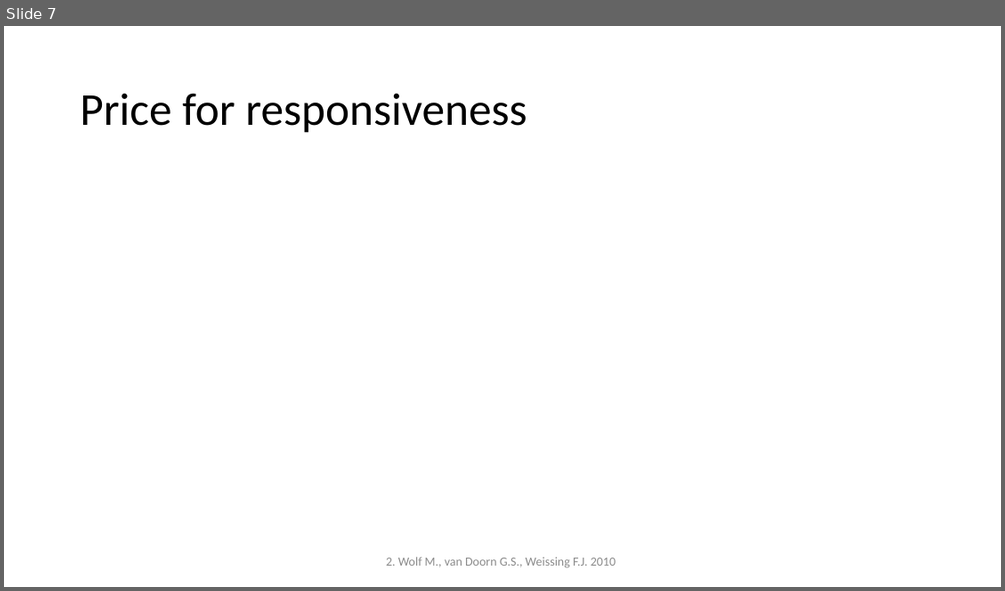
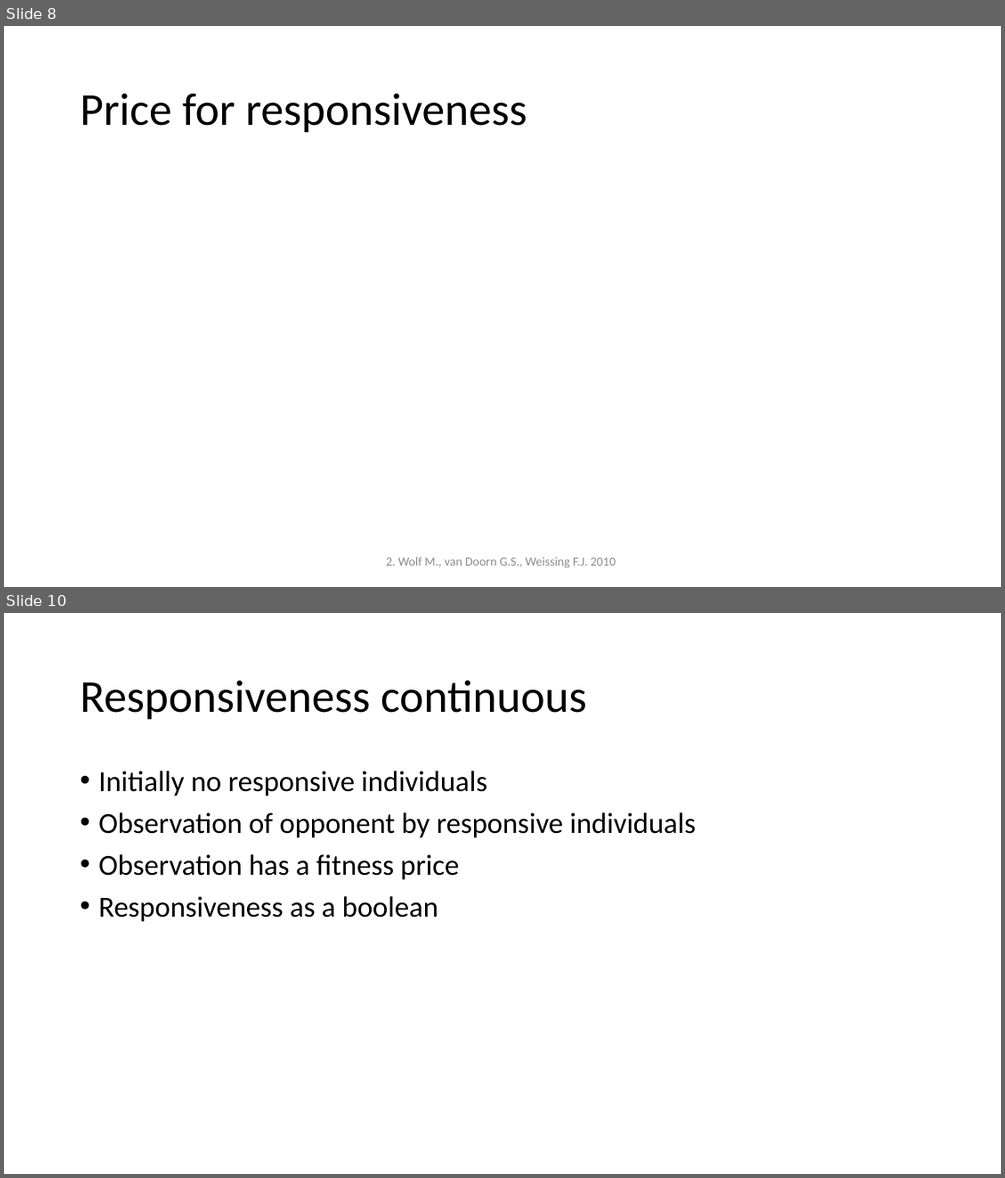
Before and after one commit to J-Damhuis/Cooperation, a slide deck: Presentations/Presentation_18-01-2019.pptx. Shown one above the other, each under a label of ours: slide 7 before the commit, slides 8 and 10 after it; the slides between them are not shown. The pictures are 1005x591 and 1005x1178 pixels, drawn with LibreOffice and Linux fonts; fonts in the diff are those of the drawing; grey boxes stand for pictures. Boxes give left, top, right and bottom in pixels: in the first picture for what was removed or moved away, otherwise in the second. Text is boxed around its words. In the diff, an @@ line names an element or a change of style, - is before the commit and + after.

```diff
--- a/Presentations/Presentation_18-01-2019.pptx
+++ b/Presentations/Presentation_18-01-2019.pptx
@@ slide 10 added at bbox=[4, 613, 1001, 1174], background #FFFFFF @@
@@ title added at bbox=[80, 680, 586, 720], 44 pt, text #000000 @@
+Responsiveness continuous
@@ text added at bbox=[98, 771, 696, 922], 28 pt, text #000000 @@
+• Initially no responsive individuals
+• Observation of opponent by responsive individuals
+• Observation has a fitness price
+• Responsiveness as a boolean
@@ what was slide 7 is now slide 8 @@
```
Also in this commit, not shown: 4 slides changed, 4 other slides added, 5 other files.
